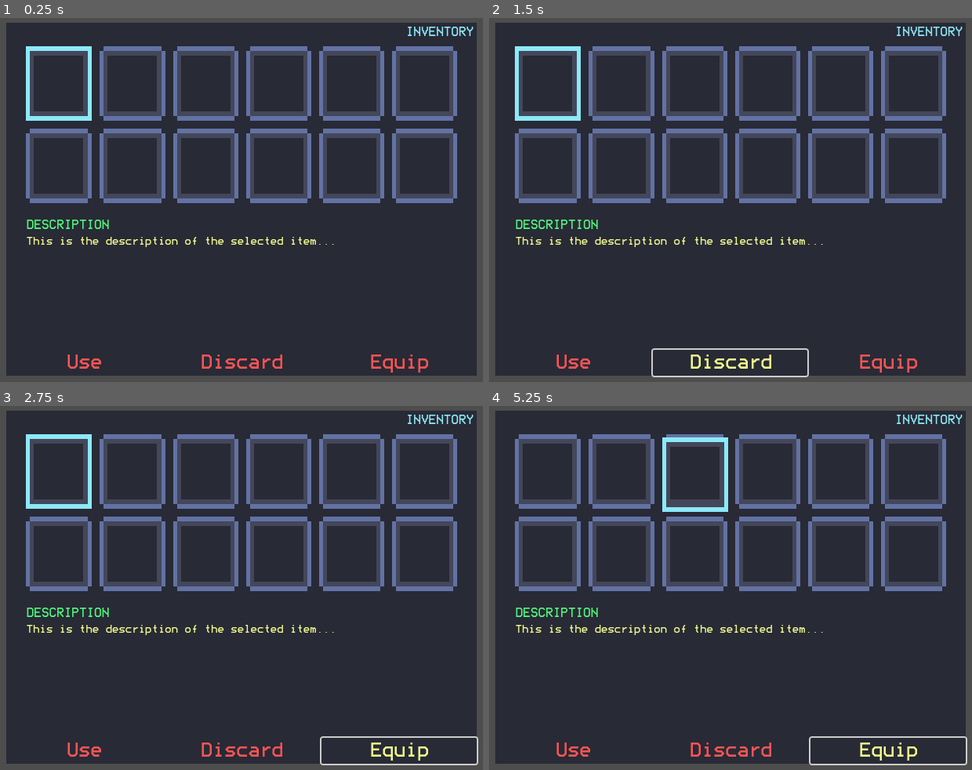
Above: before the commit, frames 1-4 (two rows, left to right).
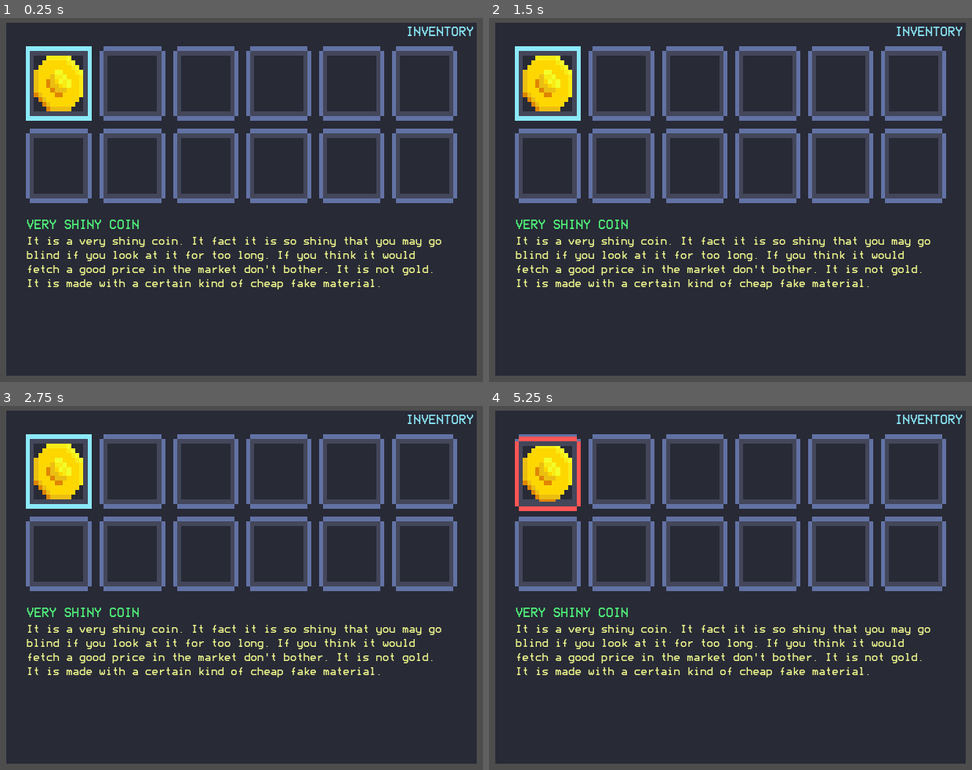
Above: after the commit, the same moments.

Repository: TheLunaticDev/repo-repo
Game: Godot game, scene res://Scenes/Inventory/Inventory.tscn
Same seed, same stepped clock (60 frames per second), same inputs: the game is played once before the commit and once after it. The project has no main scene, so this scene is started directly.
Inputs (mouse positions are in pixels of both pictures, inside the frame that each line leads up to):
- Up to frame 1 (0.25 s): no input
- Up to frame 2 (1.5 s): click (571, 363) at 0.5 s, where only the run before the commit has a clickable "Use"; click (730, 363) at 1.25 s, where only the run before the commit has a clickable "Discard"
- Up to frame 3 (2.75 s): click (400, 751) at 2 s, where only the run before the commit has a clickable "Equip"
- Up to frame 4 (5.25 s): tap Enter (ui_accept) at 2.75, 3.6, 3.77, 4.07, 5.1 s; hold Right (ui_right) 2.78-3.53 s; hold Enter (ui_accept) 2.78-3.53 s; hold Down (ui_down) 3.53-4.28 s; hold Right (ui_right) 4.28-5.03 s; hold Enter (ui_accept) 4.28-5.03 s; hold Up (ui_up) from 5.03 s (still down)

The runs differ from the first frame. In frame 1, 4.7% of the frame differs, in the area x 5-92%, y 10-98%; in frame 2, 5.0%; in frame 3, 5.0%; in frame 4, 6.6%, in the area x 5-100%, y 8-99%.

Commit message:
Ability to add, discard and show items in inventory is implemented partially.

Diff:
--- a/Resources/VeryShinyCoin.tres
+++ b/Resources/Items/VeryShinyCoin.tres
@@ -1,14 +1,14 @@
 [gd_resource type="Resource" script_class="Item" load_steps=3 format=3 uid="uid://ba2eshngckdht"]
 
-[ext_resource type="Script" path="res://Scripts/item.gd" id="1_12kkl"]
-[ext_resource type="Texture2D" uid="uid://dx7le1g37chs3" path="res://Assets/Items/veryShinyCoin.png" id="2_qq1fv"]
+[ext_resource type="Script" path="res://Scripts/item.gd" id="1_01cup"]
+[ext_resource type="Texture2D" uid="uid://dx7le1g37chs3" path="res://Assets/Items/veryShinyCoin.png" id="2_sppbs"]
 
 [resource]
-script = ExtResource("1_12kkl")
+script = ExtResource("1_01cup")
 id = 1
 name = "Very Shiny Coin"
 description = "It is a very shiny coin. It fact it is so shiny that you may go blind if you look at it for too long. If you think it would fetch a good price in the market don't bother. It is not gold. It is made with a certain kind of cheap fake material."
-texture = ExtResource("2_qq1fv")
-amount = 1
+texture = ExtResource("2_sppbs")
+amount = 0
 maxAmount = 1
 value = 5
--- a/Scenes/Inventory/Inventory.tscn
+++ b/Scenes/Inventory/Inventory.tscn
@@ -1,9 +1,10 @@
-[gd_scene load_steps=6 format=3 uid="uid://bwwahd7cscq7j"]
+[gd_scene load_steps=7 format=3 uid="uid://b425fb7t84ce5"]
 
 [ext_resource type="FontFile" uid="uid://cu3wrdj64quxp" path="res://Assets/Fonts/bedstead.otf" id="1_5dksj"]
 [ext_resource type="Script" path="res://Scripts/Inventory.gd" id="1_w2o6b"]
 [ext_resource type="Texture2D" uid="uid://bhxxafvijfrcj" path="res://Assets/nonSelectedPanel.png" id="2_30e6f"]
-[ext_resource type="Texture2D" uid="uid://bjagybb7ysh7p" path="res://Assets/selectedPanel.png" id="4_g0cj7"]
+[ext_resource type="Texture2D" uid="uid://btt44asrmpfw8" path="res://Assets/selectedPanel.png" id="4_g0cj7"]
+[ext_resource type="Texture2D" uid="uid://bjagybb7ysh7p" path="res://Assets/hoveringPanel.png" id="4_mjrnn"]
 
 [sub_resource type="StyleBoxTexture" id="StyleBoxTexture_42mlp"]
 texture = ExtResource("2_30e6f")
@@ -22,7 +23,10 @@
 grow_vertical = 2
 color = Color(0.156863, 0.164706, 0.211765, 1)
 script = ExtResource("1_w2o6b")
+selectedPanelTexture = ExtResource("4_g0cj7")
+hoveringPanelTexture = ExtResource("4_mjrnn")
 animationSpeed = 0.125
+itemsDirectory = "res://Resources/Items"
 
 [node name="Label" type="Label" parent="."]
 layout_mode = 1
@@ -94,7 +98,7 @@
 offset_right = 575.0
 offset_bottom = 400.0
 
-[node name="Label" type="Label" parent="VBoxContainer"]
+[node name="Name" type="Label" parent="VBoxContainer"]
 layout_mode = 2
 theme_override_colors/font_color = Color(0.313726, 0.980392, 0.482353, 1)
 theme_override_fonts/font = ExtResource("1_5dksj")
@@ -129,6 +133,14 @@
 focus_neighbor_bottom = NodePath("../Panel7")
 theme_override_styles/panel = SubResource("StyleBoxTexture_42mlp")
 
+[node name="TextureRect" type="TextureRect" parent="GridContainer/Panel"]
+layout_mode = 1
+anchors_preset = 15
+anchor_right = 1.0
+anchor_bottom = 1.0
+grow_horizontal = 2
+grow_vertical = 2
+
 [node name="Panel2" type="Panel" parent="GridContainer"]
 custom_minimum_size = Vector2(16, 16)
 layout_mode = 2
@@ -136,6 +148,14 @@
 size_flags_vertical = 3
 theme_override_styles/panel = SubResource("StyleBoxTexture_42mlp")
 
+[node name="TextureRect" type="TextureRect" parent="GridContainer/Panel2"]
+layout_mode = 1
+anchors_preset = 15
+anchor_right = 1.0
+anchor_bottom = 1.0
+grow_horizontal = 2
+grow_vertical = 2
+
 [node name="Panel3" type="Panel" parent="GridContainer"]
 custom_minimum_size = Vector2(16, 16)
 layout_mode = 2
@@ -143,6 +163,14 @@
 size_flags_vertical = 3
 theme_override_styles/panel = SubResource("StyleBoxTexture_42mlp")
 
+[node name="TextureRect" type="TextureRect" parent="GridContainer/Panel3"]
+layout_mode = 1
+anchors_preset = 15
+anchor_right = 1.0
+anchor_bottom = 1.0
+grow_horizontal = 2
+grow_vertical = 2
+
 [node name="Panel4" type="Panel" parent="GridContainer"]
 custom_minimum_size = Vector2(16, 16)
 layout_mode = 2
@@ -150,6 +178,14 @@
 size_flags_vertical = 3
 theme_override_styles/panel = SubResource("StyleBoxTexture_42mlp")
 
+[node name="TextureRect" type="TextureRect" parent="GridContainer/Panel4"]
+layout_mode = 1
+anchors_preset = 15
+anchor_right = 1.0
+anchor_bottom = 1.0
+grow_horizontal = 2
+grow_vertical = 2
+
 [node name="Panel5" type="Panel" parent="GridContainer"]
 custom_minimum_size = Vector2(16, 16)
 layout_mode = 2
@@ -157,6 +193,14 @@
 size_flags_vertical = 3
 theme_override_styles/panel = SubResource("StyleBoxTexture_42mlp")
 
+[node name="TextureRect" type="TextureRect" parent="GridContainer/Panel5"]
+layout_mode = 1
+anchors_preset = 15
+anchor_right = 1.0
+anchor_bottom = 1.0
+grow_horizontal = 2
+grow_vertical = 2
+
 [node name="Panel6" type="Panel" parent="GridContainer"]
 custom_minimum_size = Vector2(16, 16)
 layout_mode = 2
@@ -164,6 +208,14 @@
 size_flags_vertical = 3
 theme_override_styles/panel = SubResource("StyleBoxTexture_42mlp")
 
+[node name="TextureRect" type="TextureRect" parent="GridContainer/Panel6"]
+layout_mode = 1
+anchors_preset = 15
+anchor_right = 1.0
+anchor_bottom = 1.0
+grow_horizontal = 2
+grow_vertical = 2
+
 [node name="Panel7" type="Panel" parent="GridContainer"]
 custom_minimum_size = Vector2(16, 16)
 layout_mode = 2
@@ -171,6 +223,14 @@
 size_flags_vertical = 3
 theme_override_styles/panel = SubResource("StyleBoxTexture_42mlp")
 
+[node name="TextureRect" type="TextureRect" parent="GridContainer/Panel7"]
+layout_mode = 1
+anchors_preset = 15
+anchor_right = 1.0
+anchor_bottom = 1.0
+grow_horizontal = 2
+grow_vertical = 2
+
 [node name="Panel8" type="Panel" parent="GridContainer"]
 custom_minimum_size = Vector2(16, 16)
 layout_mode = 2
@@ -178,6 +238,14 @@
 size_flags_vertical = 3
 theme_override_styles/panel = SubResource("StyleBoxTexture_42mlp")
 
+[node name="TextureRect" type="TextureRect" parent="GridContainer/Panel8"]
+layout_mode = 1
+anchors_preset = 15
+anchor_right = 1.0
+anchor_bottom = 1.0
+grow_horizontal = 2
+grow_vertical = 2
+
 [node name="Panel9" type="Panel" parent="GridContainer"]
 custom_minimum_size = Vector2(16, 16)
 layout_mode = 2
@@ -185,6 +253,14 @@
 size_flags_vertical = 3
 theme_override_styles/panel = SubResource("StyleBoxTexture_42mlp")
 
+[node name="TextureRect" type="TextureRect" parent="GridContainer/Panel9"]
+layout_mode = 1
+anchors_preset = 15
+anchor_right = 1.0
+anchor_bottom = 1.0
+grow_horizontal = 2
+grow_vertical = 2
+
 [node name="Panel10" type="Panel" parent="GridContainer"]
 custom_minimum_size = Vector2(16, 16)
 layout_mode = 2
@@ -192,6 +268,14 @@
 size_flags_vertical = 3
 theme_override_styles/panel = SubResource("StyleBoxTexture_42mlp")
 
+[node name="TextureRect" type="TextureRect" parent="GridContainer/Panel10"]
+layout_mode = 1
+anchors_preset = 15
+anchor_right = 1.0
+anchor_bottom = 1.0
+grow_horizontal = 2
+grow_vertical = 2
+
 [node name="Panel11" type="Panel" parent="GridContainer"]
 custom_minimum_size = Vector2(16, 16)
 layout_mode = 2
@@ -199,12 +283,28 @@
 size_flags_vertical = 3
 theme_override_styles/panel = SubResource("StyleBoxTexture_42mlp")
 
+[node name="TextureRect" type="TextureRect" parent="GridContainer/Panel11"]
+layout_mode = 1
+anchors_preset = 15
+anchor_right = 1.0
+anchor_bottom = 1.0
+grow_horizontal = 2
+grow_vertical = 2
+
 [node name="Panel12" type="Panel" parent="GridContainer"]
 custom_minimum_size = Vector2(16, 16)
 layout_mode = 2
 size_flags_horizontal = 3
 size_flags_vertical = 3
 theme_override_styles/panel = SubResource("StyleBoxTexture_42mlp")
+
+[node name="TextureRect" type="TextureRect" parent="GridContainer/Panel12"]
+layout_mode = 1
+anchors_preset = 15
+anchor_right = 1.0
+anchor_bottom = 1.0
+grow_horizontal = 2
+grow_vertical = 2
 
 [node name="Selected" type="TextureRect" parent="."]
 layout_mode = 0
@@ -212,4 +312,6 @@
 offset_top = -2.0
 offset_right = 82.0
 offset_bottom = 93.0
-texture = ExtResource("4_g0cj7")
+texture = ExtResource("4_mjrnn")
+
+[connection signal="pressed" from="HBoxContainer/Discard" to="." method="_on_discard_pressed"]
--- a/Scripts/Inventory.gd
+++ b/Scripts/Inventory.gd
@@ -1,33 +1,119 @@
 extends ColorRect
 
+const panelLocation = [Vector2(0,0), Vector2(94,0), Vector2(188,0), Vector2(281,0), Vector2(374,0), Vector2(467,0), Vector2(0,105), Vector2(94,105), Vector2(188, 105), Vector2(281, 105), Vector2(374,105), Vector2(467,105)]
+
 var gridContainerPosition :Vector2
-var panelLocation = [Vector2(0,0), Vector2(94,0), Vector2(188,0), Vector2(281,0),
-Vector2(374,0), Vector2(467,0), Vector2(0,105), Vector2(94,105),
-Vector2(188, 105), Vector2(281, 105), Vector2(374,105), Vector2(467,105)]
-var selectedPanel :int
 var tween :Tween
+var items :Array
+var hoveringPanel :int
+var isSelected :bool
+var distinctItem :int
+
+@export var selectedPanelTexture :Texture2D
+@export var hoveringPanelTexture :Texture2D
+
 @export var animationSpeed :float
+@export_dir var itemsDirectory
 
 func _ready() -> void:
 	gridContainerPosition = $GridContainer.position
-	selectedPanel = 0
+	hoveringPanel = 0
+	load_items()
+	add_items(1, 1)
+	isSelected = false
 
 func _process(delta: float) -> void:
+	var selected_panel_position = get_target_position()
+	render_items()
+	move_selection_panel_towards(selected_panel_position)
+	show_hovering_item_description()
+	print(items[0].amount)
+	if isSelected == false:
+		$HBoxContainer.visible = false
+	else:
+		$HBoxContainer.visible = true
+		manageButtons()
+	print(isSelected)
+
+
+func _input(event: InputEvent) -> void:
+	if !isSelected:
+		if event.is_action_pressed("ui_right"):
+			hoveringPanel += 1
+			if hoveringPanel > 11:
+				hoveringPanel = 0
+		if event.is_action_pressed("ui_left"):
+			hoveringPanel -= 1
+			if hoveringPanel < 0:
+				hoveringPanel = 11
+		if event.is_action_pressed("ui_up") || event.is_action_pressed("ui_down"):
+			if hoveringPanel >= 0 and hoveringPanel <= 5:
+				hoveringPanel += 6
+			elif hoveringPanel >= 6 and hoveringPanel <= 11:
+				hoveringPanel -= 6
+	if event.is_action_pressed("ui_accept"):
+		if isSelected:
+			isSelected = false
+			$Selected.texture = hoveringPanelTexture
+		else:
+			isSelected = true
+			$Selected.texture = selectedPanelTexture
+
+func get_target_position() -> Vector2:
+	return gridContainerPosition + panelLocation[hoveringPanel]
+
+func move_selection_panel_towards(target_position :Vector2) -> void:
 	tween = get_tree().create_tween()
-	var target_position = gridContainerPosition + panelLocation[selectedPanel]
 	tween.tween_property($Selected, "position", target_position, animationSpeed).set_ease(Tween.EASE_OUT)
-	#$Selected.position = gridContainerPosition + panelLocation[selectedPanel]
-	if Input.is_action_just_pressed("ui_right"):
-		selectedPanel += 1
-		if selectedPanel > 11:
-			selectedPanel = 0
-	if Input.is_action_just_pressed("ui_left"):
-		selectedPanel -= 1
-		if selectedPanel < 0:
-			selectedPanel = 11
-	if Input.is_action_just_pressed("ui_up") || Input.is_action_just_pressed("ui_down"):
-		if selectedPanel >= 0 and selectedPanel <= 5:
-			selectedPanel += 6
-		elif selectedPanel >= 6 and selectedPanel <= 11:
-			selectedPanel -= 6
-	print(selectedPanel)
+
+func load_items() -> void:
+	var contents = DirAccess.get_files_at(itemsDirectory)
+	for i in range(contents.size()):
+		items.append(load(itemsDirectory + "/" + contents[i]))
+
+func render_items() -> void:
+	clean_frames()
+	for i in range(items.size()):
+		if items[i].amount > 0:
+			for j in range($GridContainer.get_child_count()):
+				if $GridContainer.get_child(i).get_child(0).texture == null:
+					$GridContainer.get_child(i).get_child(0).texture = items[i].texture
+
+func show_hovering_item_description():
+	$VBoxContainer/Name.text = "Empty Slot"
+	$VBoxContainer/Description.text = "It is so empty in here!"
+	var selectedItem = get_selected_item()
+	if selectedItem:
+		$VBoxContainer/Name.text = selectedItem.name
+		$VBoxContainer/Description.text = selectedItem.description
+
+func get_selected_item() -> Item:
+	var selectedItem = $GridContainer.get_child(hoveringPanel).get_child(0).texture
+	for i in range(items.size()):
+		if selectedItem == items[i].texture:
+			return items[i]
+	return null
+
+func clean_frames() -> void:
+	for i in range($GridContainer.get_child_count()):
+		$GridContainer.get_child(i).get_child(0).texture = null
+
+func add_items(id :int, value :int):
+	var item
+	for i in range(items.size()):
+		if id == items[i].id:
+			items[i].amount += value
+
+func _on_discard_pressed() -> void:
+	var selection = get_selected_item()
+	selection.discard()
+	isSelected = false
+
+func manageButtons() -> void:
+	if get_selected_item() is Item:
+		$HBoxContainer/Equip.visible = false
+		$HBoxContainer/Use.visible = false
+	else:
+		$HBoxContainer/Use.visible = false
+		$HBoxContainer/Equip.visible = false
+		$HBoxContainer/Discard.visible = false
--- a/Scripts/item.gd
+++ b/Scripts/item.gd
@@ -6,12 +6,18 @@
 @export var name :String
 @export_multiline var description :String
 @export var texture :Texture2D
-@export var amount :int
+@export var amount :int : set = _set_amount
 @export var maxAmount :int
 @export var value :int
 
-func discard(quantity := 0) -> int:
+func discard(quantity := 1) -> int:
 	amount -= quantity
-	if (amount < 0):
+	return amount
+
+func _set_amount(value :int):
+	if (value < 0):
 		amount = 0
-	return amount
+	elif (value > maxAmount):
+		amount = maxAmount
+	else:
+		amount = value
--- /dev/null
+++ b/Singleton/InventoryData.gd
@@ -0,0 +1,12 @@
+extends Resource
+
+var distinctItemCount :int : set = _set_distinctItemCount, get = _get_distinctItemCount
+var inventory :Array :set = _set_inventory
+
+func _set_distinctItemCount(items :int) -> void:
+	distinctItemCount = items
+func _get_distinctItemCount() -> int:
+	return distinctItemCount
+
+func _set_inventory(items :Array) -> void:
+	inventory = items
--- a/project.godot
+++ b/project.godot
@@ -14,6 +14,10 @@
 config/features=PackedStringArray("4.0", "GL Compatibility")
 config/icon="res://icon.svg"
 
+[autoload]
+
+InventoryData="*res://Singleton/InventoryData.gd"
+
 [display]
 
 window/size/viewport_width=800
Binary file added: Assets/hoveringPanel.png
Not shown, changed: Assets/hoveringPanel.png.import
Binary file changed: Assets/selectedPanel.png
